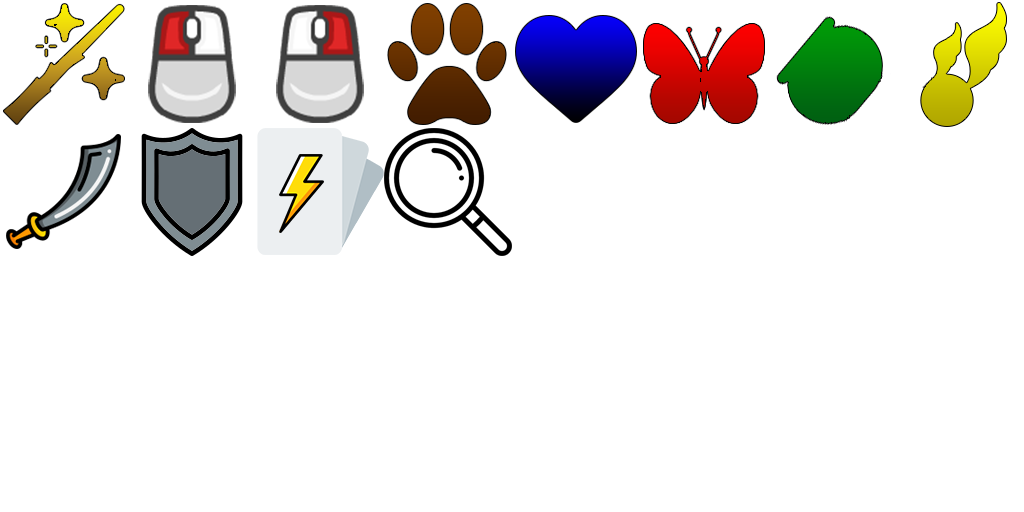
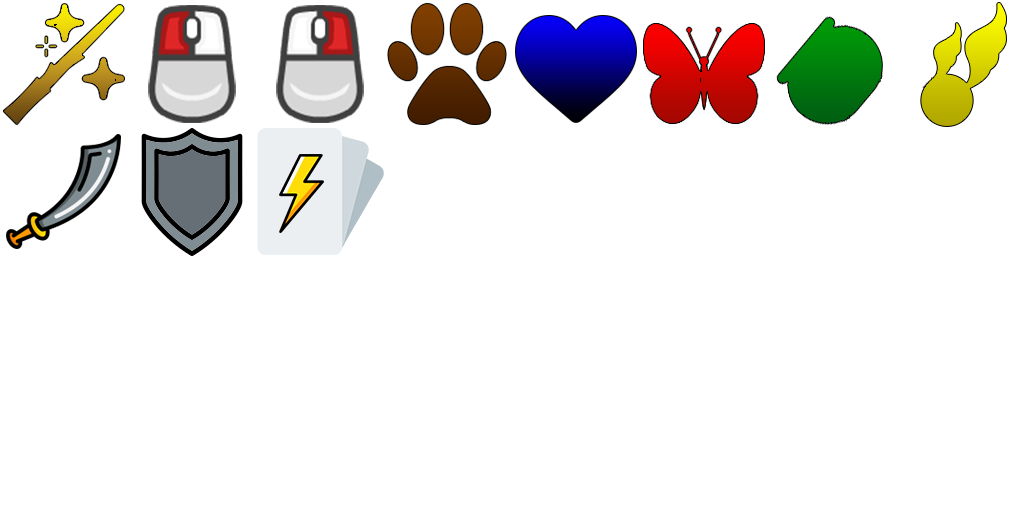
Layer changes from the first (1024, 512) image to the second:
pixels changed over [384, 128, 512, 256] (layer not identified)
